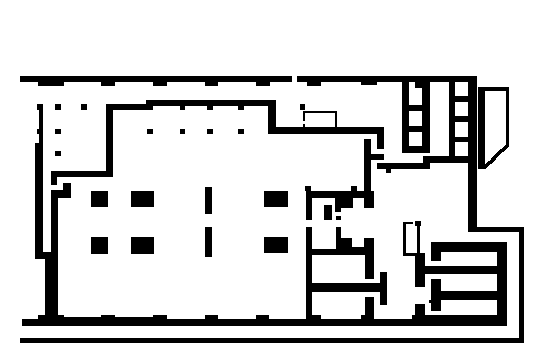
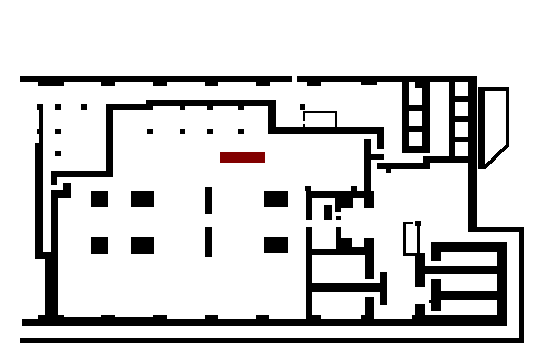
Comparing the layer stacks of the two w=550, h=354 images. Changes:
added layer "Objects" above "Layer" over [220, 152, 265, 163]
